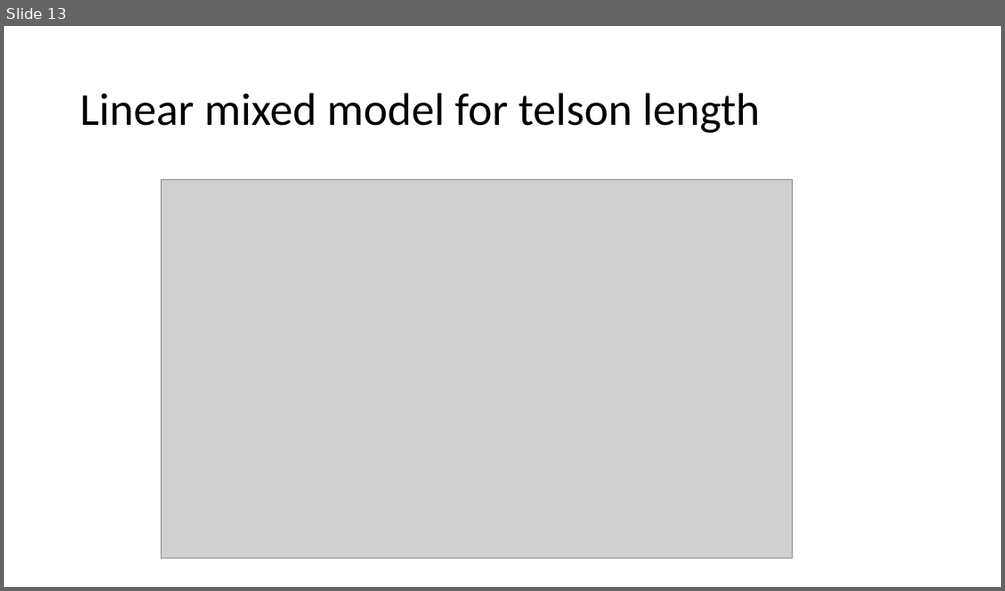
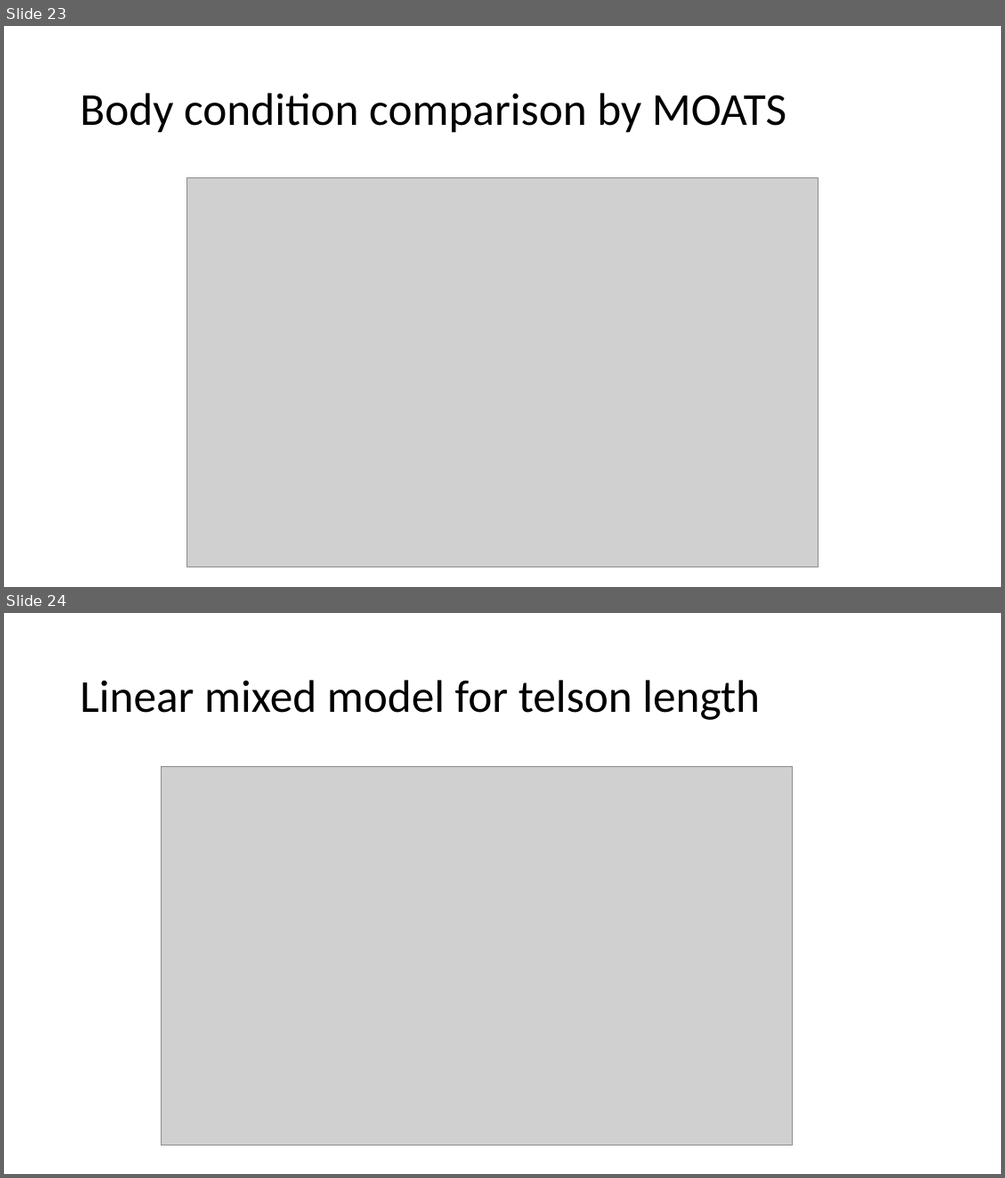
Before and after one commit to NWFSC-OA-lab/krill_size_2019, a slide deck: Krill size plots.pptx. Shown one above the other, each under a label of ours: slide 13 before the commit, slides 23 and 24 after it. The pictures are 1005x591 and 1005x1178 pixels, drawn with LibreOffice and Linux fonts; fonts in the diff are those of the drawing; grey boxes stand for pictures. Boxes give left, top, right and bottom in pixels: in the first picture for what was removed or moved away, otherwise in the second. Text is boxed around its words. In the diff, an @@ line names an element or a change of style, - is before the commit and + after.

Commit message:
Updated with body condition stuff

```diff
--- a/Krill size plots.pptx
+++ b/Krill size plots.pptx
@@ slide 23 added at [4,26,1001,587], background #FFFFFF @@
@@ title added at [80,93,786,133], 44 pt, text #000000 @@
+Body condition comparison by MOATS
@@ picture added at [187,178,817,566] @@
@@ what was slide 13 is now slide 24 @@
```
Also in this commit, not shown: 11 slides changed, 10 other slides added, 4 other files.
